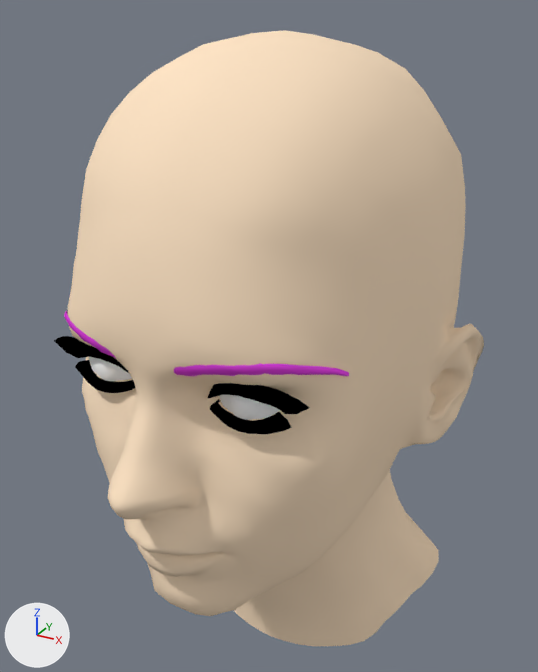
One commit to the Blender file data/head.blend: the scene before it, then after it.
One viewpoint serves both versions: a 50 mm camera at (1.47, -3.29, 1.65) aimed at (-0.05, -0.53, 0.27). Every picture has the same lights, and +X, +Y and +Z are marked at lower left.

Names of what the first picture shows: 'base.obj', 'eyebrow001.obj', 'eyelashes03.obj', 'high-poly.obj'.
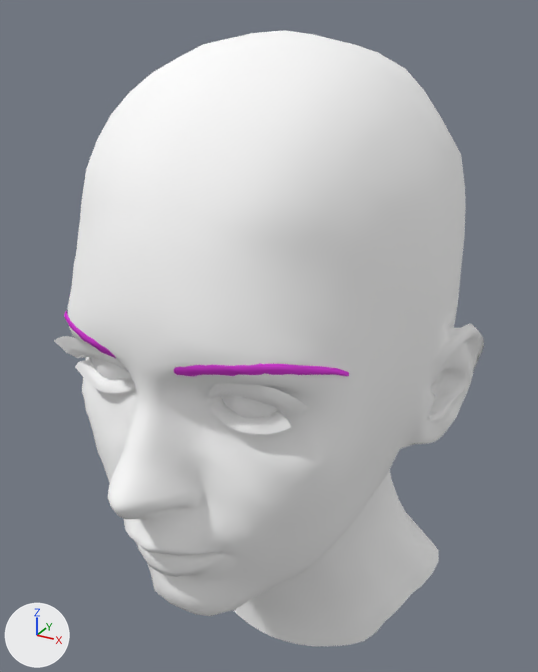
The change in detail:
Material 'Material' (mat_material) changes colour from black #000000 to white #ffffff; in linear values from (0.0, 0.0, 0.0) to (1.0, 1.0, 1.0).
Material 'face' (mat_face) changes colour from beige #ffe5c6 to white #ffffff; in linear values from (1.0, 0.784, 0.565) to (1.0, 1.0, 1.0).
Object 'high-poly.obj' (ob_high_poly_obj) moves from (0.0, 0.0, 0.0) to (0.0, 0.009, 0.0).

Boxes [x1, y1, x2, y2] around the edits, measured in the pictures (538 x 672 px):
'base.obj', recoloured (beige to white)
    both: [67, 30, 484, 646]
'eyelashes03.obj', recoloured (black to white)
    both: [54, 336, 309, 434]
'high-poly.obj', moved
    before: [89, 356, 280, 420]
    after: [91, 357, 279, 418]
